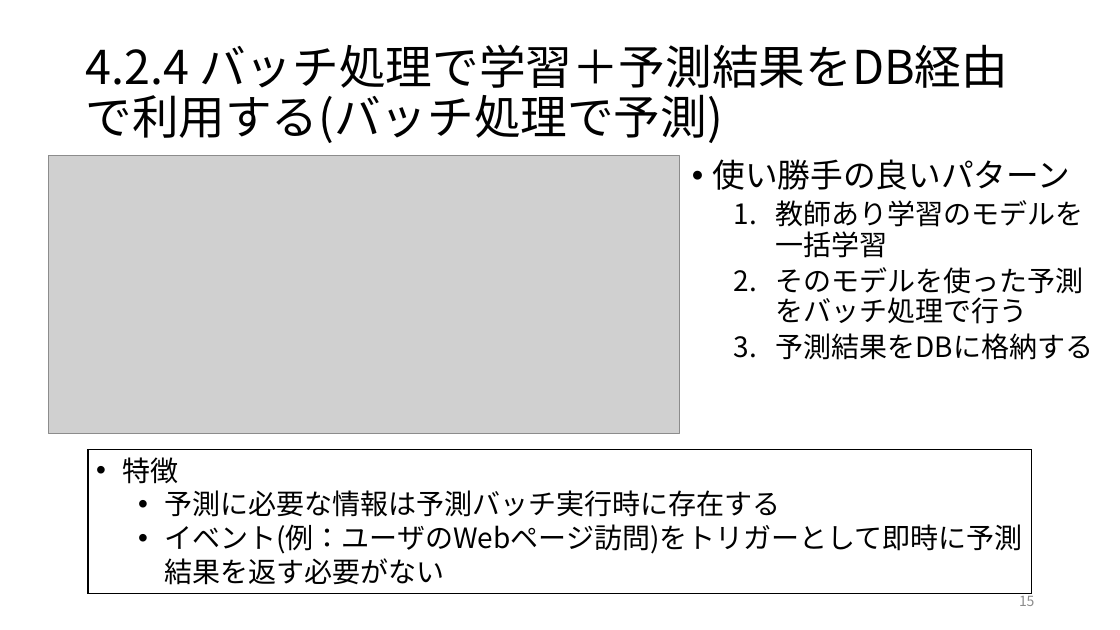
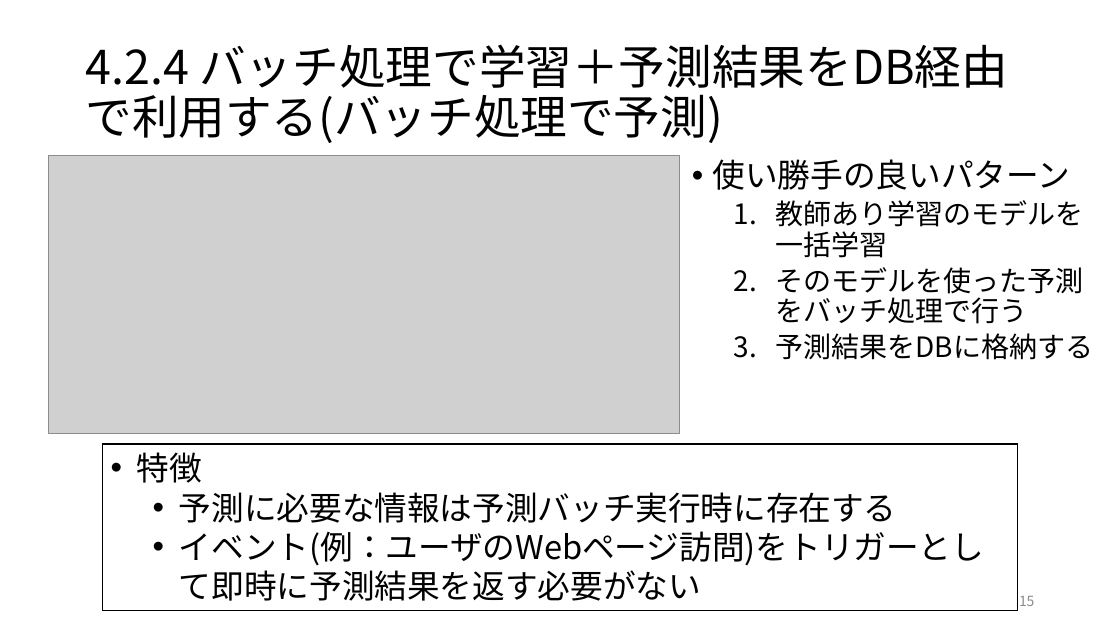
Before and after one commit to ryosuke-ku/Rinko, a slide deck: slide 15 of 仕事ではじめる機械学習第4章.pptx. Drawn at 1120x630 pixels with LibreOffice and Linux fonts; fonts in the diff are those of the drawing; grey boxes stand for pictures. Boxes give left, top, right and bottom in pixels: in the first picture for what was removed or moved away, otherwise in the second. Text is boxed around its words. In the diff, an @@ line names an element or a change of style, - is before the commit and + after.

Commit message:
add 仕事で始める機械学習第4章を編集しました

```diff
--- a/仕事ではじめる機械学習第4章.pptx
+++ b/仕事ではじめる機械学習第4章.pptx
@@ rectangle "特徴": place and size @@
-rectangle "特徴" at <box>88,450,1033,594</box>
+rectangle "特徴" at <box>103,444,1017,612</box>
@@ rectangle "特徴" at <box>103,444,1017,612</box>: size 24 to 28 pt @@
```
Also in this commit, not shown: 2 other slides changed.
